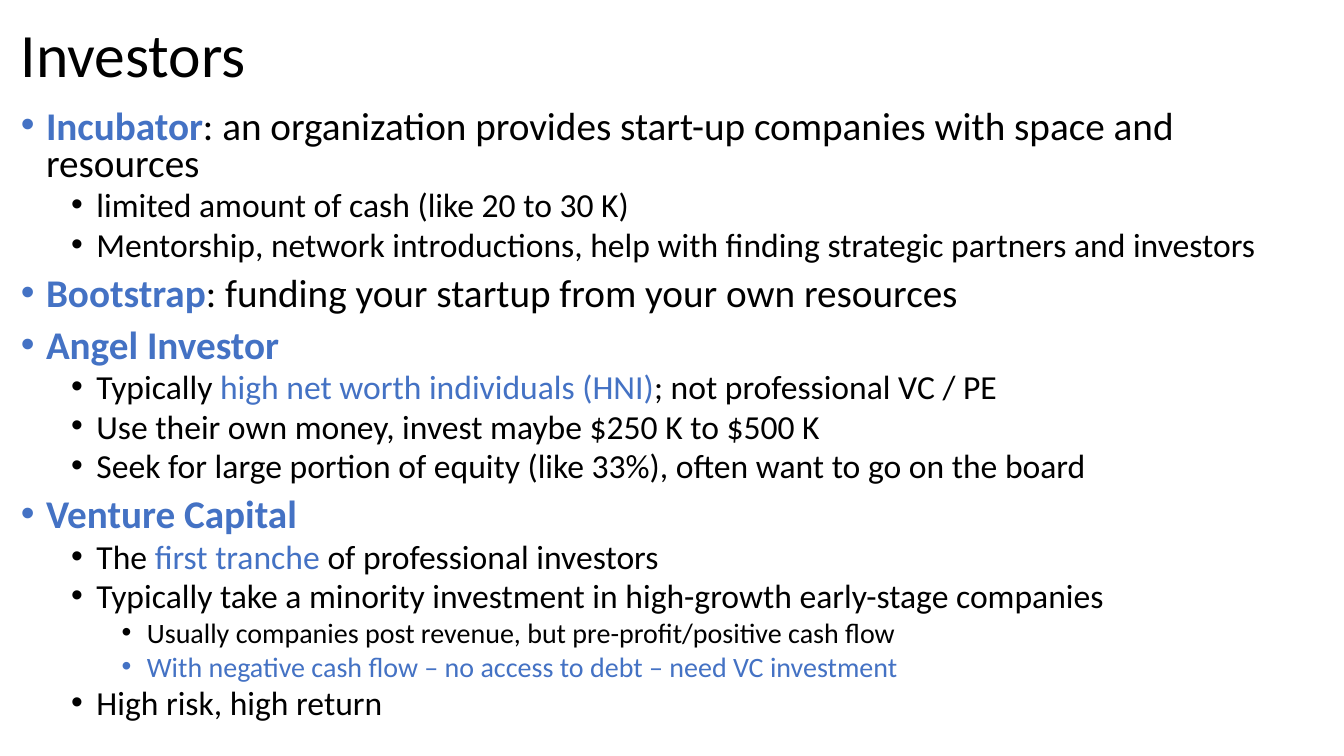
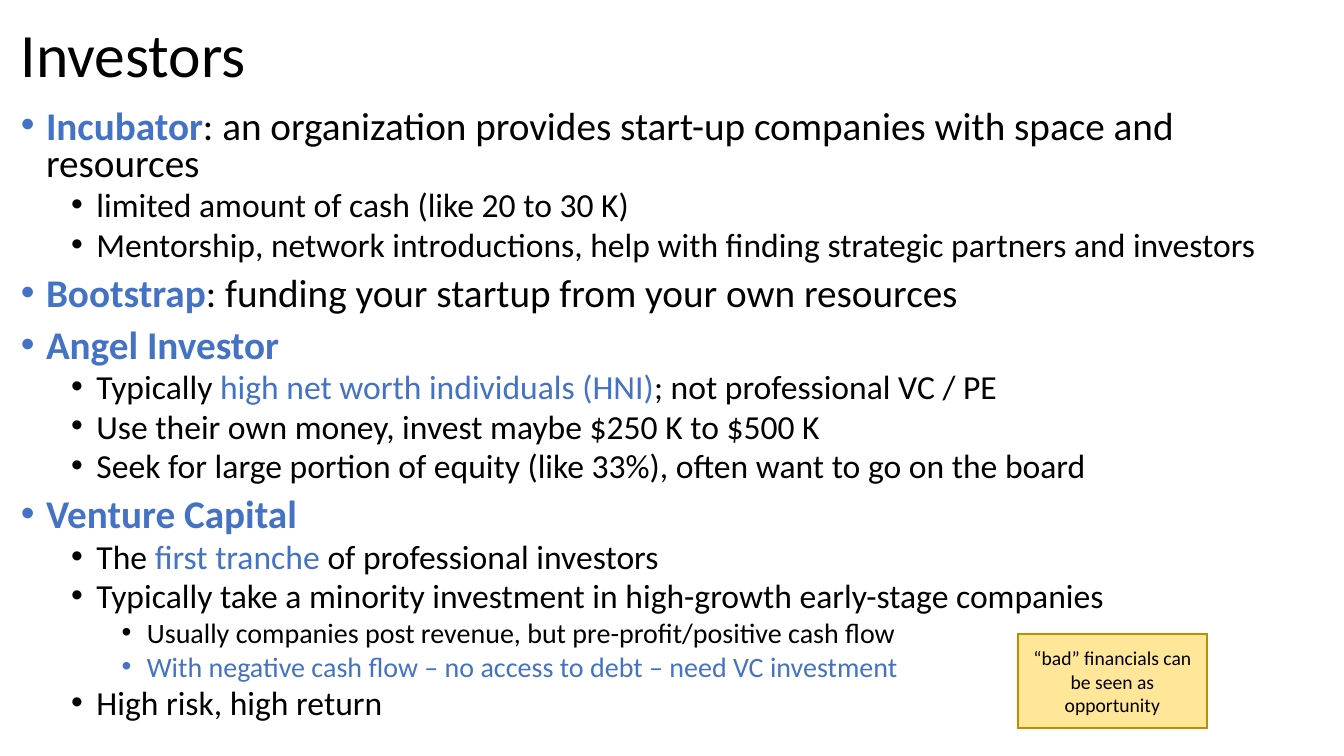
Before and after one commit to gowestyang/finance, a slide deck: slide 11 of (2021 John) Private Equity Finance/Presentation1.pptx (slide 15 before the commit). Drawn at 1344x756 pixels with LibreOffice and Linux fonts; fonts in the diff are those of the drawing. Boxes give left, top, right and bottom in pixels: in the first picture for what was removed or moved away, otherwise in the second. Text is boxed around its words. In the diff, an @@ line names an element or a change of style, - is before the commit and + after.

```diff
--- a/(2021 John) Private Equity Finance/Presentation1.pptx
+++ b/(2021 John) Private Equity Finance/Presentation1.pptx
@@ rectangle added at <box>1018,634,1207,728</box>, fill #FFE699, outline #BD8E00 1 pt, 14 pt, text #000000 @@
+“bad” financials can be seen as opportunity
```
Also in this commit, not shown: 9 other slides changed, 2 slides added.
